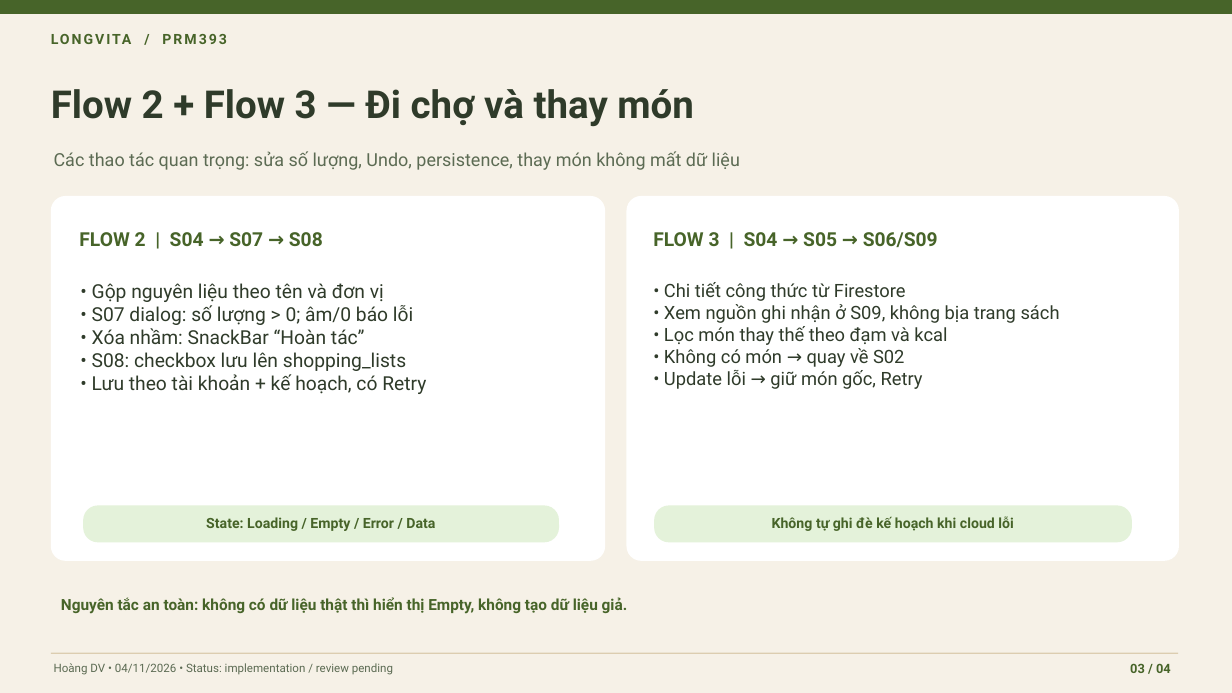
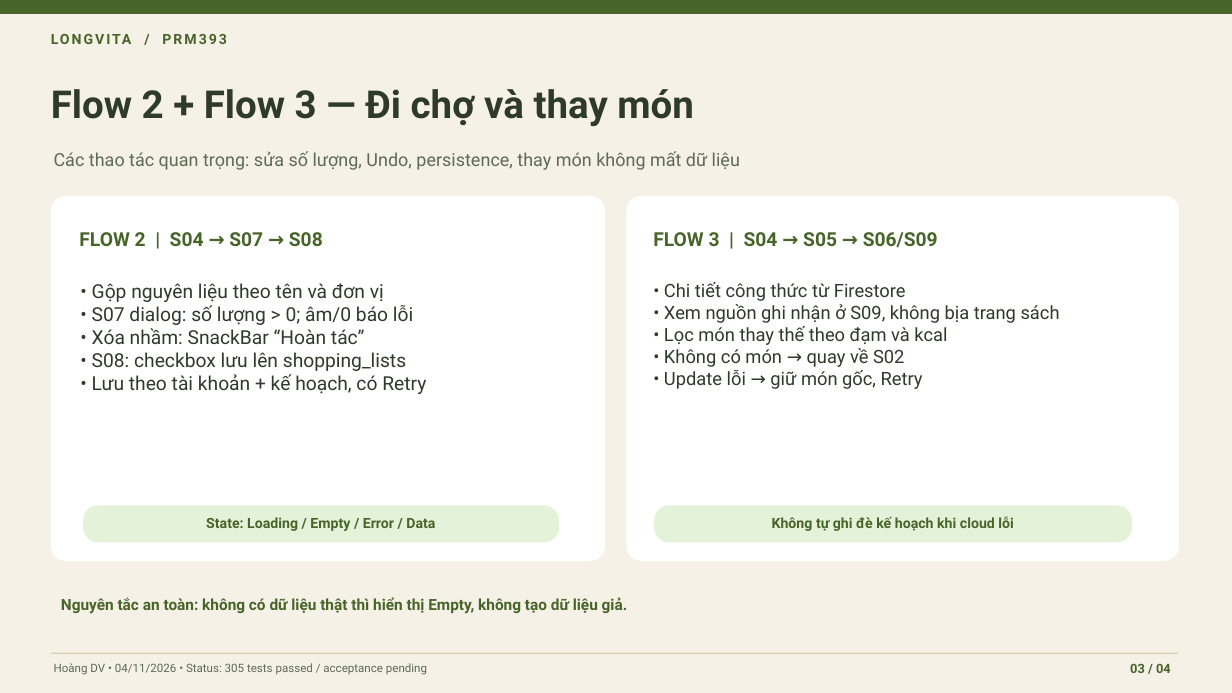
Before and after one commit to ruxenb/LongvitaRC, a slide deck: slide 3 of slides/Longvita_Hoang_4_Slides_20261104.pptx. Drawn at 1232x693 pixels with LibreOffice and Linux fonts; fonts in the diff are those of the drawing. Boxes give left, top, right and bottom in pixels: in the first picture for what was removed or moved away, otherwise in the second. Text is boxed around its words. In the diff, an @@ line names an element or a change of style, - is before the commit and + after.

Commit message:
docs(pr10-review): record four CodeRabbit findings and 305-test evidence

```diff
--- a/slides/Longvita_Hoang_4_Slides_20261104.pptx
+++ b/slides/Longvita_Hoang_4_Slides_20261104.pptx
@@ text at [54, 663, 427, 675]: text changed @@
-Hoàng DV • 04/11/2026 • Status: implementation / review pending
+Hoàng DV • 04/11/2026 • Status: 305 tests passed / acceptance pending
```
Also in this commit, not shown: 3 other slides changed, 6 other files.
